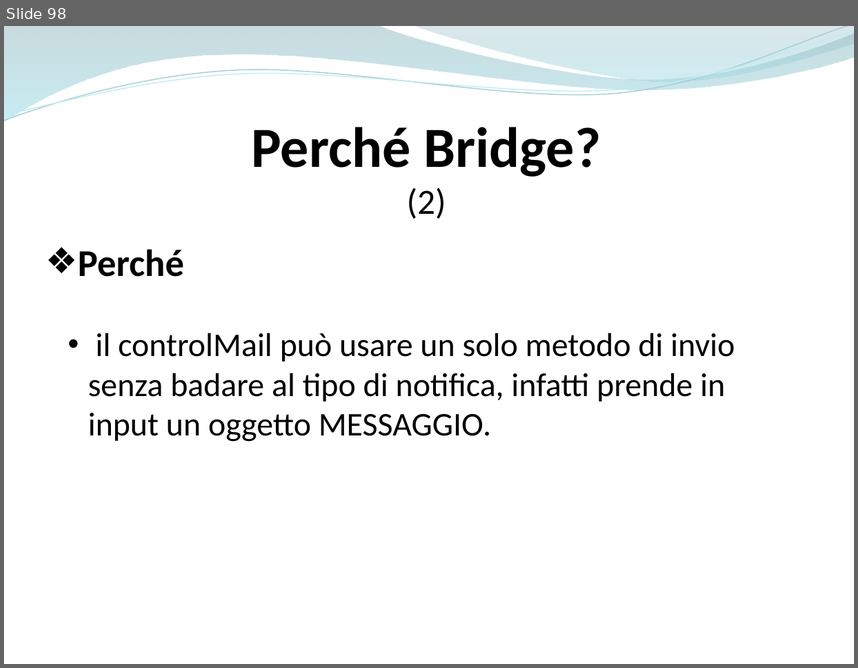
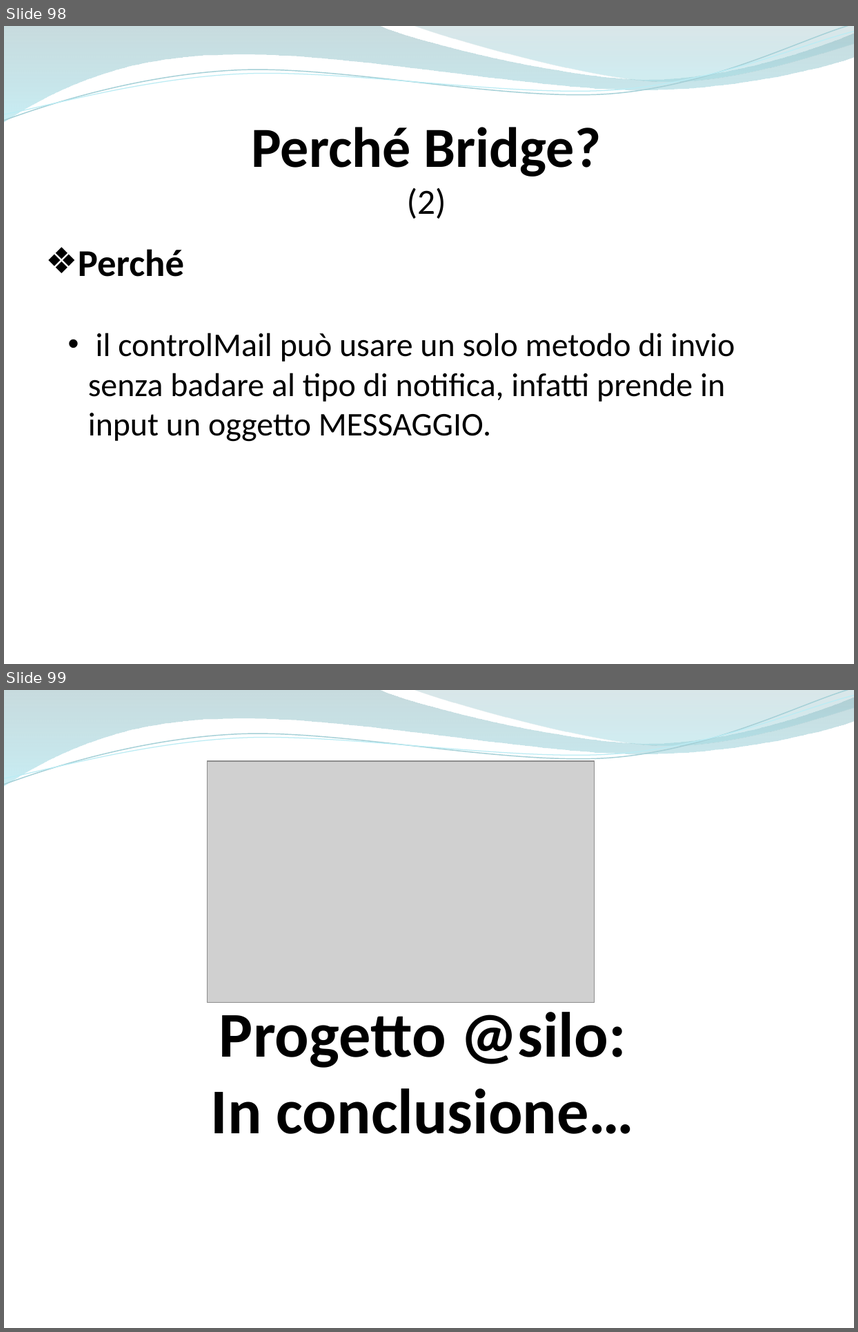
Before and after one commit to ammirate/at-silo, a slide deck: Presentazione/Atsilo1/[BOZZA] Atsilo_A_PresentazioneFinale copia.pptx. Shown one above the other, each under a label of ours: slide 98 before the commit, slides 98 and 99 after it. The pictures are 858x668 and 858x1332 pixels, drawn with LibreOffice and Linux fonts; fonts in the diff are those of the drawing; grey boxes stand for pictures. Boxes give left, top, right and bottom in pixels: in the first picture for what was removed or moved away, otherwise in the second. Text is boxed around its words. In the diff, an @@ line names an element or a change of style, - is before the commit and + after.

```diff
--- a/Presentazione/Atsilo1/[BOZZA] Atsilo_A_PresentazioneFinale copia.pptx
+++ b/Presentazione/Atsilo1/[BOZZA] Atsilo_A_PresentazioneFinale copia.pptx
@@ slide 99 added at [4,690,854,1328], background #FFFFFF; not listed: 4 template elements that a slide beside it also shows @@
@@ picture added at [207,761,594,1002] @@
@@ text added at [211,1012,635,1134], 54 pt, text #000000, bold @@
+Progetto @silo:
+In conclusione…
```
Also in this commit, not shown: 1 slide changed, 1 other slide added.
